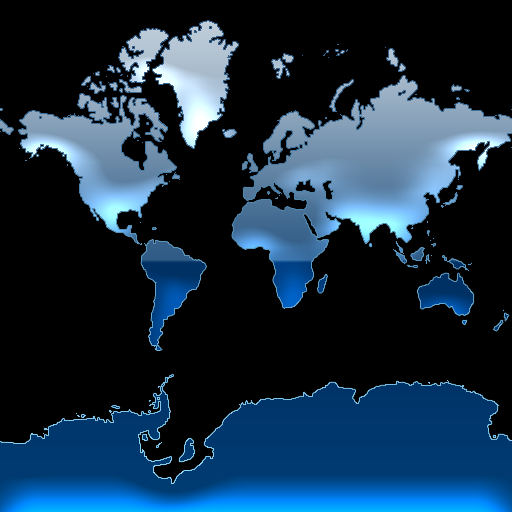
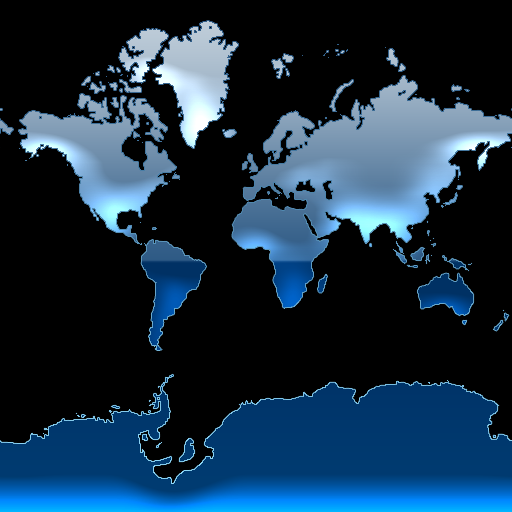
Comparing the layer stacks of the two 512 x 512 images. Changes:
painted on "图层 6" over [left=0, top=108, right=512, bottom=512]
added layer "图层 6 副本 2" above "图层 5" over [left=0, top=108, right=512, bottom=512]
